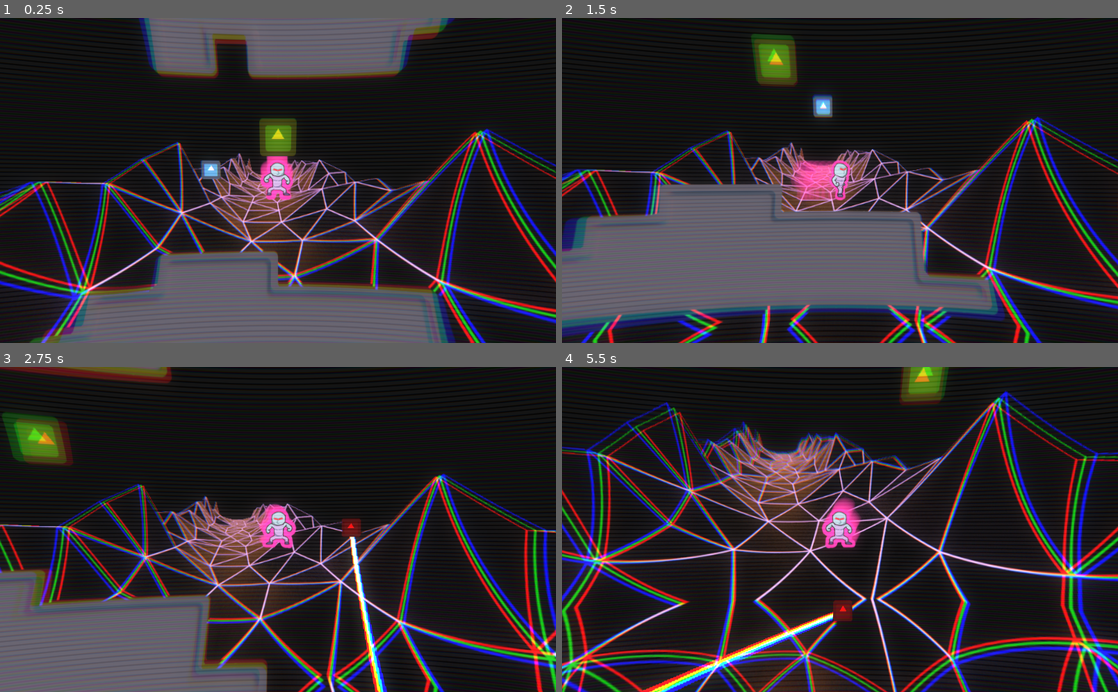
Above: before the commit, frames 1-4 (two rows, left to right).
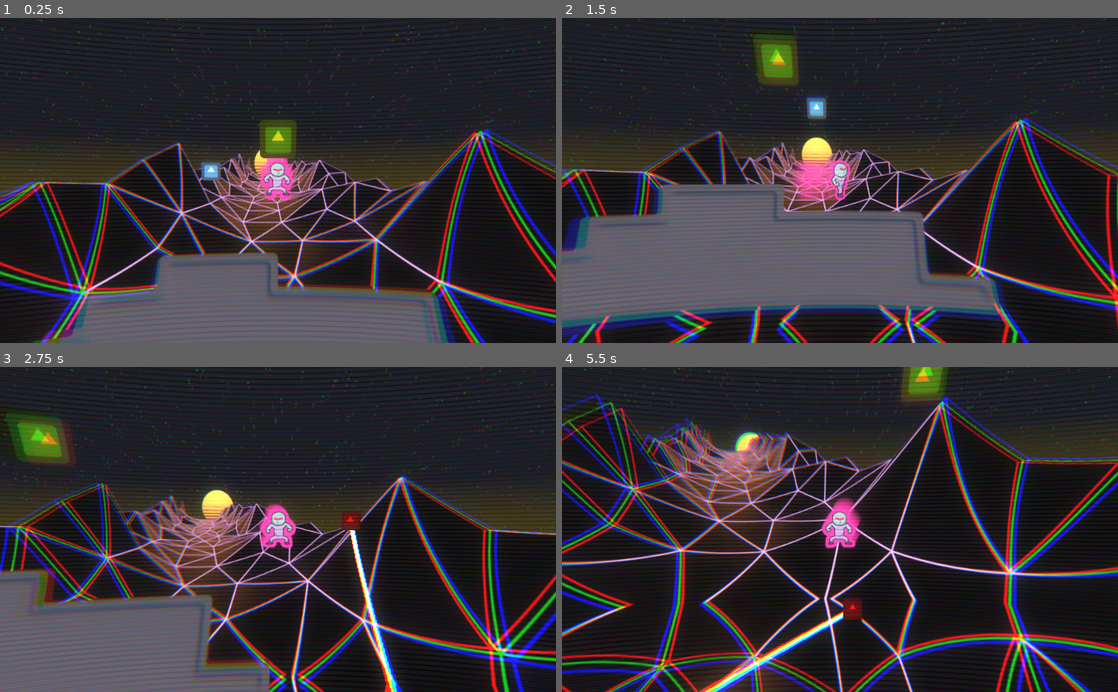
Above: after the commit, the same moments.

Repository: mdrgon1/GWJ-22-Spinzo
Game: Godot game, scene res://Main.tscn
The game is run twice, just before and just after one commit, with the same random seed, the same clock (stepped at 60 frames per second) and the same inputs. The engine's default icon, where the game draws it, is replaced by a stand-in: a white triangle on a blue panel in a dark square.
Inputs:
- Up to frame 1 (0.25 s): no input
- Up to frame 2 (1.5 s): hold Shift (aim) 0.53-1.28 s; hold Right (move_right) from 0.53 s (still down); tap W (jump) at 0.77 s; tap E (throw_ball) at 1.35 s
- Up to frame 3 (2.75 s): tap W (jump) at 1.52 s; release Right (move_right) at 2.03 s; hold A (move_left) from 2.03 s (still down); hold Shift (aim) from 2.03 s (still down)
- Up to frame 4 (5.5 s): release A (move_left) at 2.78 s; release Shift (aim) at 2.78 s; hold Right (move_right) 2.78-4.28 s; tap E (throw_ball) at 2.85, 4.35 s; tap W (jump) at 3.02, 3.77, 4.52 s; hold Shift (aim) 3.53-4.28 s; hold A (move_left) 4.28-5.03 s; hold Right (move_right) from 5.03 s (still down); hold Shift (aim) from 5.03 s (still down)

The runs differ from the first frame. In frame 1, 23% of the frame differs, in the area x 0-100%, y 0-100%; in frame 2, 24%; in frame 3, 33%; in frame 4, 44%.

Commit message:
created sky in background

Diff:
--- a/Project/Main.gd
+++ b/Project/Main.gd
@@ -4,9 +4,8 @@
 
 # Called when the node enters the scene tree for the first time.
 func _ready():
-	#var main_level = load("res://MainLevel.tscn").instance()
-	#call_deferred("add_child", main_level)
-	pass
+	var main_level = load("res://MainLevel.tscn").instance()
+	call_deferred("add_child", main_level)
 
 func _process(delta):
 	if(camera == null):
--- a/Project/Main.tscn
+++ b/Project/Main.tscn
@@ -1,14 +1,11 @@
-[gd_scene load_steps=5 format=2]
+[gd_scene load_steps=4 format=2]
 
 [ext_resource path="res://Main.gd" type="Script" id=1]
 [ext_resource path="res://shaders/shader.tres" type="Material" id=2]
 [ext_resource path="res://white.png" type="Texture" id=3]
-[ext_resource path="res://MainLevel.tscn" type="PackedScene" id=4]
 
 [node name="Node2D" type="Node2D"]
 script = ExtResource( 1 )
-
-[node name="MainLevel" parent="." instance=ExtResource( 4 )]
 
 [node name="Node2D" type="Node2D" parent="."]
 z_index = 2
--- a/Project/MainLevel.tscn
+++ b/Project/MainLevel.tscn
@@ -8,6 +8,7 @@
 [ext_resource path="res://Player Outline/animations/spriteframes.tres" type="SpriteFrames" id=6]
 [ext_resource path="res://Scripts/Camera.gd" type="Script" id=7]
 [ext_resource path="res://backdrop/mountains.png" type="Texture" id=8]
+[ext_resource path="res://backdrop/sky.png" type="Texture" id=9]
 
 [sub_resource type="ShaderMaterial" id=2]
 
@@ -60,8 +61,26 @@
 scale = Vector2( 0.2, 0.2 )
 transform = Transform2D( 0.2, 0, 0, 0.2, 0, 0 )
 
+[node name="ParallaxLayer2" type="ParallaxLayer" parent="ParallaxBackground"]
+z_index = -1
+motion_scale = Vector2( 1.28, 0.64 )
+motion_mirroring = Vector2( 1536, 864 )
+
+[node name="TextureRect" type="TextureRect" parent="ParallaxBackground/ParallaxLayer2"]
+material = SubResource( 2 )
+margin_left = -373.749
+margin_top = 6.0
+margin_right = 1162.25
+margin_bottom = 870.0
+texture = ExtResource( 9 )
+expand = true
+stretch_mode = 2
+__meta__ = {
+"_edit_use_anchors_": false
+}
+
 [node name="ParallaxLayer" type="ParallaxLayer" parent="ParallaxBackground"]
-motion_scale = Vector2( 0.8, 0.8 )
+motion_scale = Vector2( 1.6, 0.8 )
 motion_mirroring = Vector2( 1920, 1080 )
 
 [node name="TextureRect" type="TextureRect" parent="ParallaxBackground/ParallaxLayer"]
Not shown: 1 places in Project/MainLevel.tscn that only renumber resources
Binary file added: Project/backdrop/sky.png
Not shown, added: Project/backdrop/sky.png.import
Not shown, changed: Resources/backdrop.blend
Not shown, changed: Resources/backdrop.blend1
